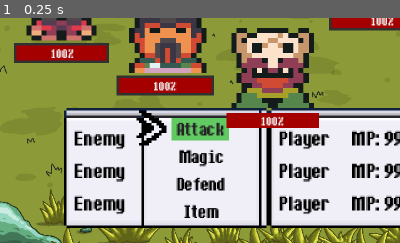
Above: before the commit, frame 1.
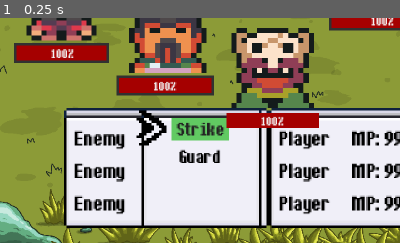
Above: after the commit, the same moment.

Repository: andreyes333/Game-Output-4
Game: Godot game, scene res://Battle/battle.tscn
The game is run twice, just before and just after one commit, with the same random seed, the same clock (stepped at 60 frames per second) and the same inputs.
Inputs:
- Up to frame 1 (0.25 s): no input
The pictures show only the part of the screen within x 11-61%, y 50-100%; the shares and areas given below are measured in that part.

The runs differ from the first frame. In frame 1, 1.7% of the frame differs, in the area x 44-57%, y 46-89%.

Commit message:
feat: basic battle handler

Diff:
--- a/Resources/moves/guard.tres
+++ b/Resources/moves/guard.tres
@@ -8,4 +8,5 @@
 kind = 2
 target = 2
 power = 0
+priority = 4
 metadata/_custom_type_script = "uid://dkw4mjxumetlp"
--- a/Scripts/battle.gd
+++ b/Scripts/battle.gd
@@ -1,9 +1,15 @@
 extends Control
+
+signal battle_ended(player_won: bool)
 
 enum States {
 	OPTIONS,
 	TARGETS,
+	RESOLVING,
+	OVER,
 }
+
+const MESSAGE_DELAY := 0.6
 
 var state: States = States.OPTIONS
 
@@ -11,15 +17,23 @@
 @onready var _player_options: SubMenu = $Options/PlayerOptions
 @onready var _enemies_target: SubMenu = $Enemies
 @onready var _player_target: SubMenu = $PlayerCharacters
+@onready var _cursor: Control = $MenuCursor
 
 @export var player_party: Array[actor_data]
 @export var enemy_party: Array[actor_data]
 
+var _choosers: Array[battle_actor] = []
+var _chooser_index: int = 0
+var _choices: Array[battle_action] = []
+var _pending_move: move_data
+
 func _ready() -> void:
-	_player_options.button_focus(0)
-	_enemies_target.button_pressed.connect(_on_enemies_button_pressed)
+	_enemies_target.button_pressed.connect(_on_target_pressed)
+	_player_target.button_pressed.connect(_on_target_pressed)
 	_setup_party(_player_target, player_party)
 	_setup_party(_enemies_target, enemy_party)
+	await get_tree().process_frame
+	_start_turn()
 
 func _setup_party(container: Node, party: Array[actor_data]) -> void:
 	var actors: Array = container.get_children()
@@ -29,38 +43,183 @@
 		else:
 			actors[i].queue_free()
 
-func add_event(actor: Object, type: int, target: Object) -> void:
-	pass
-
-func run_event() -> void:
-	pass
-
-func _unhandled_input(event: InputEvent) -> void:
-	if event.is_action_pressed("ui_cancel"):
-		match state:
-			States.OPTIONS:
-				pass
-			States.TARGETS:
-				state = States.OPTIONS
-				_player_options.button_focus()
-		pass
+func _living(container: Node) -> Array[battle_actor]:
+	var result: Array[battle_actor] = []
+	for child in container.get_children():
+		if child is battle_actor and child.is_alive() and not child.is_queued_for_deletion():
+			result.append(child)
+	return result
+
+func _can_act(actor) -> bool:
+	return is_instance_valid(actor) and actor.is_alive()
+
+func _start_turn() -> void:
+	for actor in _living(_player_target) + _living(_enemies_target):
+		actor.guarding = false
+	_choosers = _living(_player_target)
+	_chooser_index = 0
+	_choices.clear()
+	_prompt_chooser()
+
+func _prompt_chooser() -> void:
+	if _chooser_index >= _choosers.size():
+		_resolve_turn()
+		return
+	var actor := _choosers[_chooser_index]
+	var moves := actor.data.moves
+	var buttons := _player_options.get_buttons()
+	for i in buttons.size():
+		var button: Button = buttons[i]
+		button.visible = i < moves.size()
+		if button.visible:
+			button.text = " %s " % moves[i].name
+	state = States.OPTIONS
+	_options.show()
+	_log("What will %s do?" % actor.data.name)
+	_player_options.button_focus(0)
 
 func _on_player_options_button_focused(button: BaseButton) -> void:
 	pass
 
 func _on_player_options_button_pressed(button: BaseButton) -> void:
-	match button.text:
-		" Attack ":
-			state = States.TARGETS
-			_enemies_target.button_focus()
-		" Magic ":
-			state = States.TARGETS
-			_enemies_target.button_focus()
-		" Defend ":
-			state = States.TARGETS
-			_player_target.button_focus()
-
-
-func _on_enemies_button_pressed(enemy_button: BaseButton) -> void:
-	print("hit")
-	enemy_button.heal_hurt(-1)
+	if state != States.OPTIONS:
+		return
+	var actor := _choosers[_chooser_index]
+	var move: move_data = actor.data.moves[button.get_index()]
+	if move.target == move_data.Target.ONE_ENEMY:
+		_pending_move = move
+		state = States.TARGETS
+		_focus_party(_enemies_target)
+	elif move.target == move_data.Target.ONE_ALLY:
+		_pending_move = move
+		state = States.TARGETS
+		_focus_party(_player_target)
+	elif move.target == move_data.Target.SELF:
+		_choose(battle_action.new(actor, move, actor))
+	else:
+		_choose(battle_action.new(actor, move, null))
+
+func _focus_party(party: SubMenu) -> void:
+	var count := party.get_buttons().size()
+	party.button_focus(clampi(party.index, 0, count - 1))
+
+func _on_target_pressed(button: BaseButton) -> void:
+	if state != States.TARGETS:
+		return
+	var target := button as battle_actor
+	if target == null:
+		return
+	var actor := _choosers[_chooser_index]
+	var wants_foe := _pending_move.target == move_data.Target.ONE_ENEMY
+	var is_foe := target.is_player != actor.is_player
+	if wants_foe != is_foe:
+		return
+	_choose(battle_action.new(actor, _pending_move, target))
+
+func _choose(action: battle_action) -> void:
+	_choices.append(action)
+	_chooser_index += 1
+	_prompt_chooser()
+
+func _unhandled_input(event: InputEvent) -> void:
+	if not event.is_action_pressed("ui_cancel"):
+		return
+	if state == States.OPTIONS and _chooser_index > 0:
+		_chooser_index -= 1
+		_choices.pop_back()
+		_prompt_chooser()
+	elif state == States.TARGETS:
+		state = States.OPTIONS
+		_player_options.button_focus()
+
+func _lock_menus() -> void:
+	get_viewport().gui_release_focus()
+	for menu in [_player_options, _enemies_target, _player_target]:
+		menu.button_enable_focus(false)
+	_options.hide()
+	_cursor.hide()
+
+func _resolve_turn() -> void:
+	state = States.RESOLVING
+	_lock_menus()
+	var enemies := _living(_enemies_target)
+	var players := _living(_player_target)
+	for enemy in enemies:
+		var action := enemy_ai.choose(enemy, enemies, players)
+		if action:
+			_choices.append(action)
+	_choices.sort_custom(func(a: battle_action, b: battle_action) -> bool: return battle_action.goes_before(a, b))
+	for action in _choices:
+		if not _can_act(action.actor):
+			continue
+		await _perform(action)
+		if _check_battle_over():
+			return
+	_start_turn()
+
+func _perform(action: battle_action) -> void:
+	var actor := action.actor
+	var move := action.move
+	var foes := _living(_enemies_target if actor.is_player else _player_target)
+	_log("%s used %s!" % [actor.data.name, move.name])
+	await _pause()
+	if move.kind == move_data.Kind.DAMAGE:
+		var targets: Array[battle_actor] = []
+		if move.target == move_data.Target.ALL_ENEMIES:
+			targets = foes
+		elif _can_act(action.target):
+			targets.append(action.target)
+		elif not foes.is_empty():
+			targets.append(foes[0])
+		for target in targets:
+			await _hit(actor, target, move)
+	elif move.kind == move_data.Kind.HEAL:
+		if not _can_act(action.target):
+			_log("But it failed!")
+			await _pause()
+			return
+		var target: battle_actor = action.target
+		var before := target.hp
+		await target.heal_hurt(move.power)
+		_log("%s recovered %d HP." % [target.data.name, target.hp - before])
+		await _pause()
+	elif move.kind == move_data.Kind.DEFEND:
+		actor.guarding = true
+		_log("%s is guarding." % actor.data.name)
+		await _pause()
+	else:
+		_log("But nothing happened.")
+		await _pause()
+
+func _hit(actor: battle_actor, target: battle_actor, move: move_data) -> void:
+	var target_name := target.data.name
+	var result := combat.roll_damage(actor, target, move)
+	if result.crit:
+		_log("A critical hit!")
+	await target.heal_hurt(-result.amount)
+	var fainted := not target.is_alive()
+	_log("%s took %d damage." % [target_name, result.amount])
+	await _pause()
+	if fainted:
+		_log("%s fainted!" % target_name)
+		await _pause()
+
+func _check_battle_over() -> bool:
+	if _living(_enemies_target).is_empty():
+		_finish(true)
+		return true
+	if _living(_player_target).is_empty():
+		_finish(false)
+		return true
+	return false
+
+func _finish(player_won: bool) -> void:
+	state = States.OVER
+	_log("You win!" if player_won else "Your party was defeated...")
+	battle_ended.emit(player_won)
+
+func _log(text: String) -> void:
+	print(text)
+
+func _pause() -> void:
+	await get_tree().create_timer(MESSAGE_DELAY).timeout
--- /dev/null
+++ b/Scripts/battle_action.gd
@@ -0,0 +1,17 @@
+class_name battle_action extends RefCounted
+
+var actor: battle_actor
+var move: move_data
+var target: battle_actor
+
+func _init(p_actor: battle_actor, p_move: move_data, p_target: battle_actor) -> void:
+	actor = p_actor
+	move = p_move
+	target = p_target
+
+static func goes_before(a: battle_action, b: battle_action) -> bool:
+	if a.move.priority != b.move.priority:
+		return a.move.priority > b.move.priority
+	if a.actor.data.speed != b.actor.data.speed:
+		return a.actor.data.speed > b.actor.data.speed
+	return a.actor.is_player and not b.actor.is_player
--- a/Scripts/battle_actor.gd
+++ b/Scripts/battle_actor.gd
@@ -7,6 +7,7 @@
 var data : actor_data
 var hp_max: int = 10
 var hp: int = hp_max
+var guarding: bool = false
 
 @onready var _hit: Timer = $Hit
 @onready var _animation_player: AnimationPlayer = $AnimationPlayer
--- /dev/null
+++ b/Scripts/combat.gd
@@ -0,0 +1,9 @@
+class_name combat extends RefCounted
+
+const GUARD_MULTIPLIER := 0.5
+
+static func roll_damage(attacker: battle_actor, target: battle_actor, move: move_data) -> Dictionary:
+	var amount := float(move.power + attacker.data.damage)
+	if target.guarding:
+		amount *= GUARD_MULTIPLIER
+	return {"amount": maxi(1, roundi(amount)), "crit": false}
--- /dev/null
+++ b/Scripts/enemy_ai.gd
@@ -0,0 +1,14 @@
+class_name enemy_ai extends RefCounted
+
+static func choose(actor: battle_actor, allies: Array[battle_actor], foes: Array[battle_actor]) -> battle_action:
+	if foes.is_empty() or actor.data.moves.is_empty():
+		return null
+	var move: move_data = actor.data.moves[0]
+	var target: battle_actor = null
+	if move.target == move_data.Target.ONE_ENEMY:
+		target = foes[0]
+	elif move.target == move_data.Target.ONE_ALLY:
+		target = allies[0]
+	elif move.target == move_data.Target.SELF:
+		target = actor
+	return battle_action.new(actor, move, target)
Not shown, added: Scripts/battle_action.gd.uid
Not shown, added: Scripts/combat.gd.uid
Not shown, added: Scripts/enemy_ai.gd.uid
